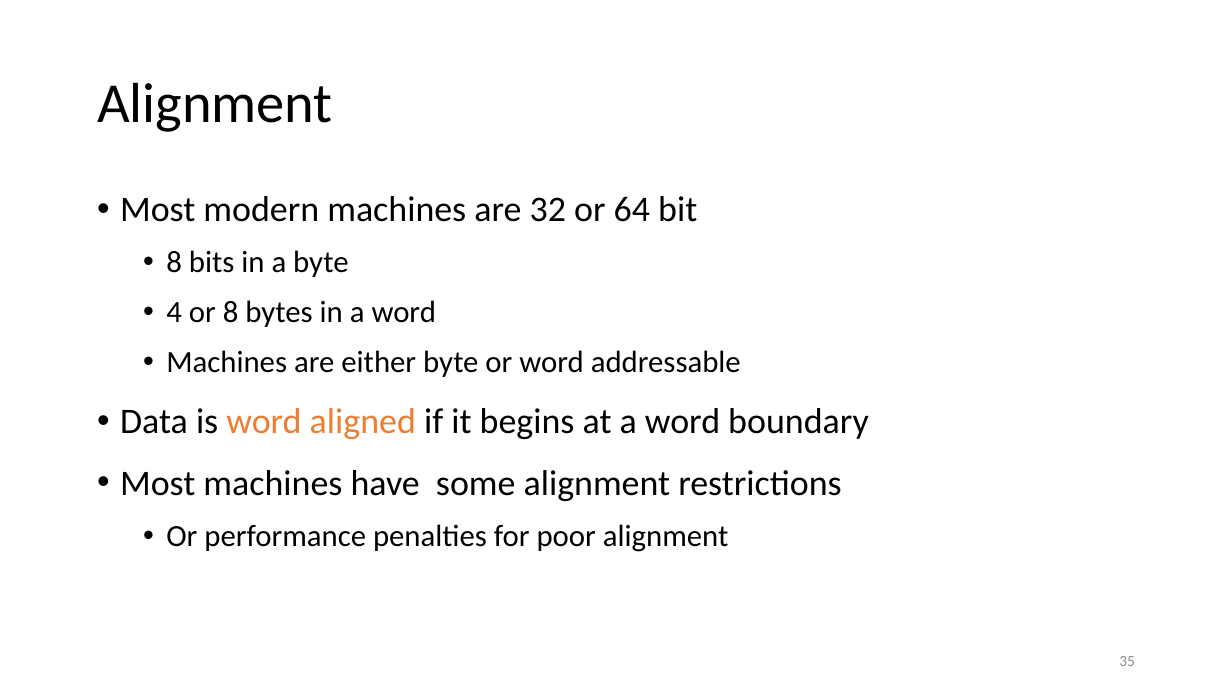
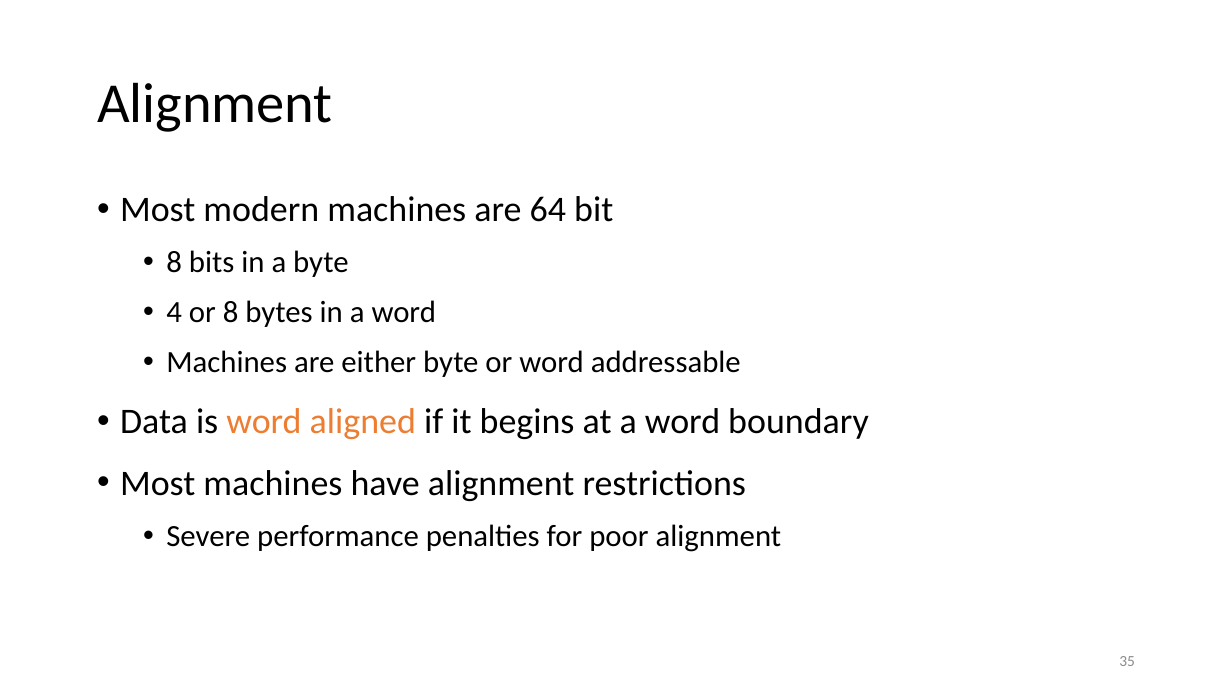
Before and after one commit to anoopsarkar/compilers-class, a slide deck: slide 35 of assets/ppt/codegen/runtime.pptx. Drawn at 1232x693 pixels with LibreOffice and Linux fonts; fonts in the diff are those of the drawing. Boxes give left, top, right and bottom in pixels: in the first picture for what was removed or moved away, otherwise in the second. Text is boxed around its words. In the diff, an @@ line names an element or a change of style, - is before the commit and + after.

```diff
--- a/assets/ppt/codegen/runtime.pptx
+++ b/assets/ppt/codegen/runtime.pptx
@@ text at (120, 196, 613, 222): text changed @@
-• Most modern machines are 32 or 64 bit
+• Most modern machines are 64 bit
@@ text at (120, 470, 782, 552): text changed; size 21 to 18 pt @@
-• Most machines have some alignment restrictions
-  • Or performance penalties for poor alignment
+• Most machines have alignment restrictions
+  • Severe performance penalties for poor alignment
```
Also in this commit, not shown: 7 other slides changed, 4 other files.
